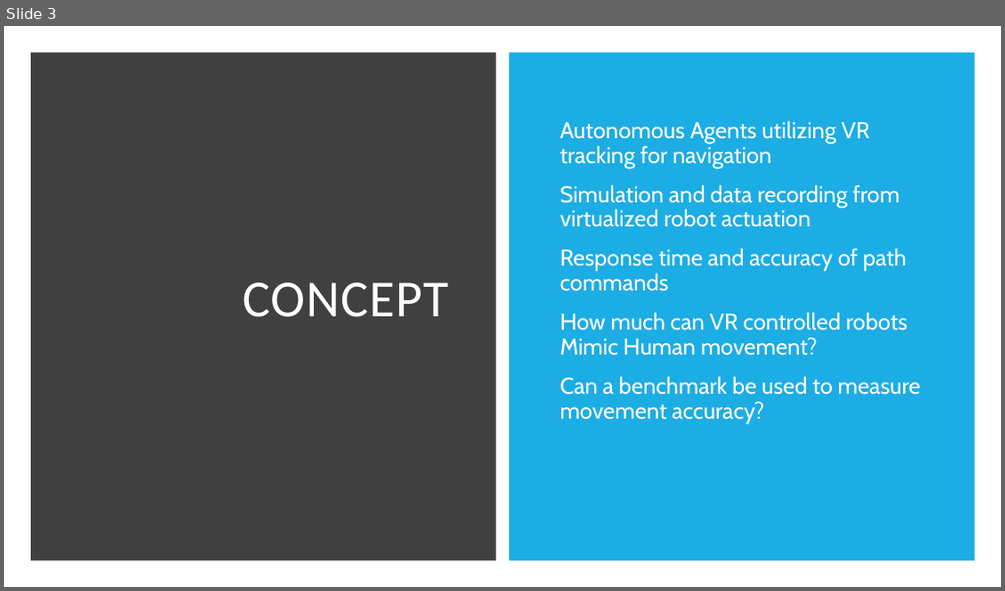
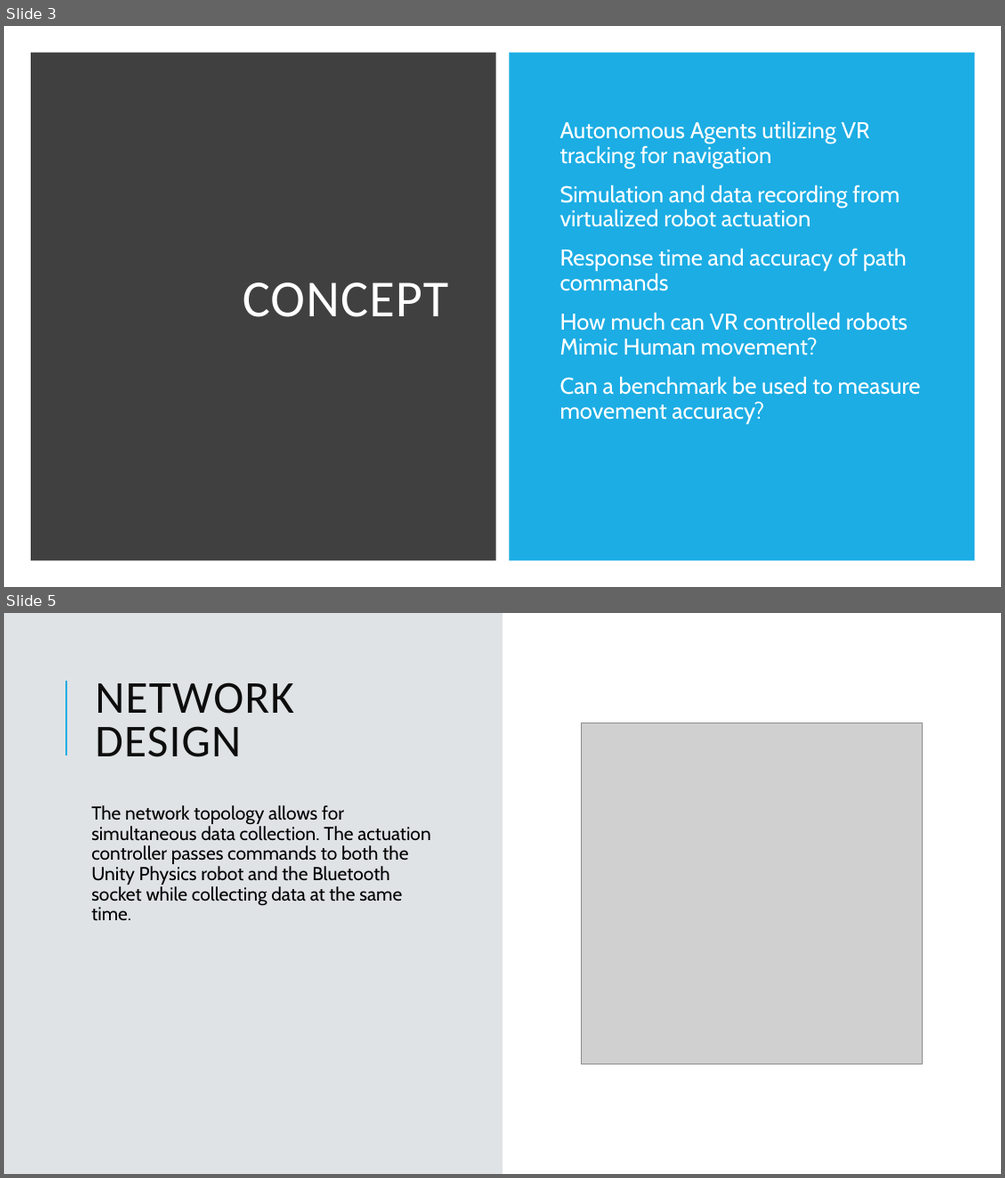
Before and after one commit to RubenTipparach/Mimicvr, a slide deck: Report/Mimic vr.pptx. Shown one above the other, each under a label of ours: slide 3 before the commit, slides 3 and 5 after it; the slides between them are not shown. The pictures are 1005x591 and 1005x1178 pixels, drawn with LibreOffice and Linux fonts; fonts in the diff are those of the drawing; grey boxes stand for pictures. Boxes give left, top, right and bottom in pixels: in the first picture for what was removed or moved away, otherwise in the second. Text is boxed around its words. In the diff, an @@ line names an element or a change of style, - is before the commit and + after.

```diff
--- a/Report/Mimic vr.pptx
+++ b/Report/Mimic vr.pptx
@@ slide 5 added at [4, 613, 1001, 1174], background #FFFFFF @@
@@ rectangle added at [4, 613, 502, 1174], fill #DFE3E5 @@
@@ line added from (66, 755) to (66, 681), #1CADE4 1.5 pt @@
@@ title added at [95, 682, 294, 757], 44 pt, text #0D0D0D @@
+NETWORK DESIGN
@@ picture added at [582, 723, 923, 1064] @@
@@ text added at [91, 805, 430, 921], 18 pt, text #000000 @@
+The network topology allows for simultaneous data collection. The actuation controller passes commands to both the Unity Physics robot and the Bluetooth socket while collecting data at the same time.
```
Also in this commit, not shown: 14 other slides added, 1 slide removed.
